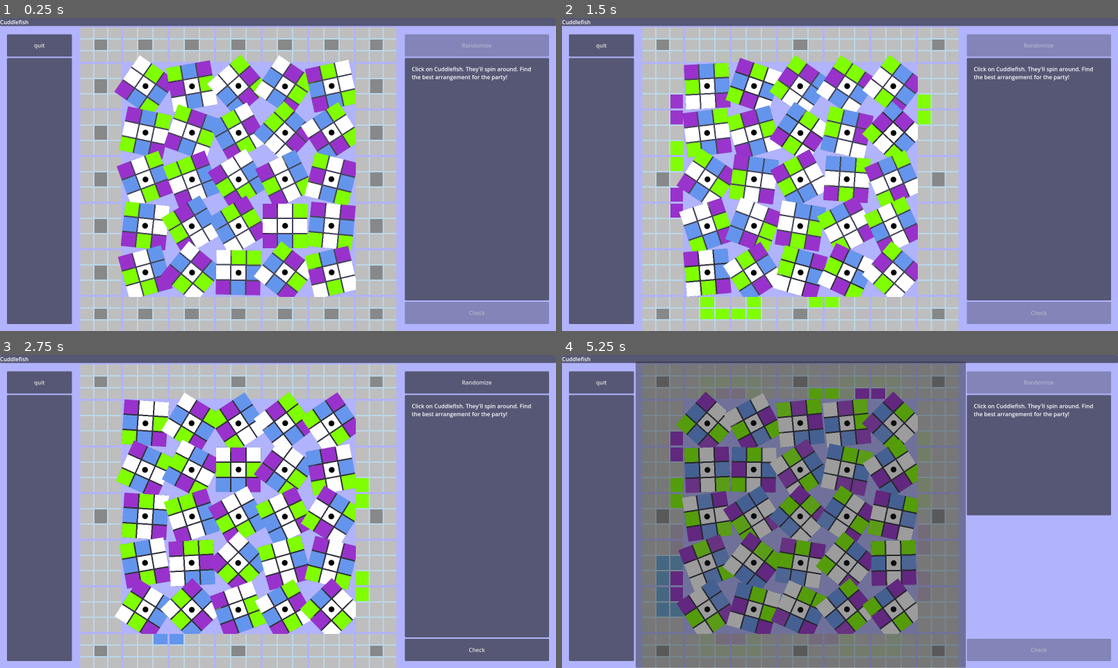
Above: before the commit, frames 1-4 (two rows, left to right).
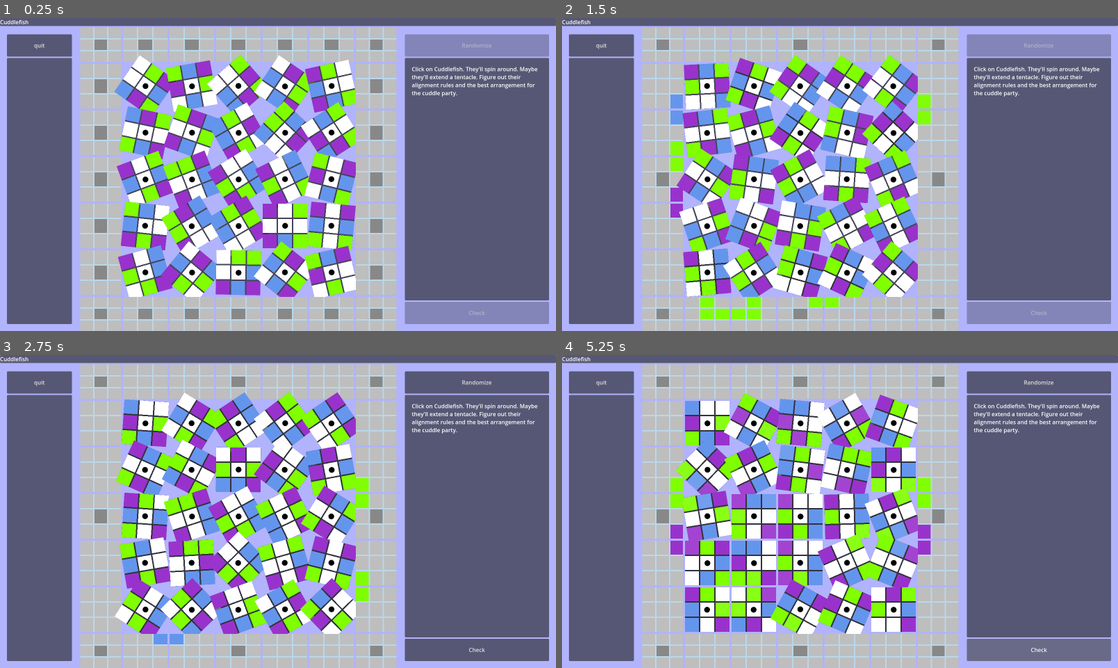
Above: after the commit, the same moments.

Repository: dtersegno/cuddlefish
Game: Godot game, scene res://CuddlefishGame.tscn
Same seed, same stepped clock (60 frames per second), same inputs: the game is played once before the commit and once after it.
Inputs:
- Up to frame 1 (0.25 s): no input
- Up to frame 2 (1.5 s): tap Enter (ui_accept) at 0.5, 0.77 s; hold Up (ui_up) 0.53-1.28 s; hold Insert (instant_start, bound only after the commit) 0.53-1.28 s; hold Down (ui_down) from 1.28 s (still down); tap Insert (instant_start, bound only after the commit) at 1.35 s
- Up to frame 3 (2.75 s): tap Enter (ui_accept) at 1.52 s; release Down (ui_down) at 2.03 s; hold Up (ui_up) from 2.03 s (still down); hold Insert (instant_start, bound only after the commit) from 2.03 s (still down)
- Up to frame 4 (5.25 s): release Up (ui_up) at 2.75 s; release Insert (instant_start, bound only after the commit) at 2.75 s; click "Check" at 2.75 s; hold Up (ui_up) 3.53-4.28 s; tap Insert (instant_start, bound only after the commit) at 3.6, 5.1 s; tap Enter (ui_accept) at 3.77, 4.52 s; hold Insert (instant_start, bound only after the commit) 4.28-5.03 s; hold Left (ui_left) from 4.28 s (still down)

The runs differ from the first frame. In frame 1, 0.9% of the frame differs, in the area x 20-97%, y 15-35%; in frame 2, 1.1%; in frame 3, 0.9%; in frame 4, 71%, in the area x 13-99%, y 2-100%.

Commit message:
final polish

Diff:
--- a/cuddlefish-gd/CuddlefishGame.tscn
+++ b/cuddlefish-gd/CuddlefishGame.tscn
@@ -114,7 +114,7 @@
 [node name="RichTextLabel" type="RichTextLabel" parent="VBoxContainer/HBoxContainer/PanelContainer/VBoxContainer2/PanelContainer/PanelContainer"]
 layout_mode = 2
 size_flags_vertical = 3
-text = "Click on Cuddlefish. They'll spin around. Find the best arrangement for the party!"
+text = "Click on Cuddlefish. They'll spin around. Maybe they'll extend a tentacle. Figure out their alignment rules and the best arrangement for the cuddle party."
 
 [node name="WinScreen" type="PanelContainer" parent="VBoxContainer/HBoxContainer/PanelContainer/VBoxContainer2"]
 process_mode = 1
--- a/cuddlefish-gd/game.gd
+++ b/cuddlefish-gd/game.gd
@@ -20,9 +20,9 @@
 	win_screen.hide()
 	make_connections()
 	if Input.is_action_pressed("instant_start"):
-		random_spin_all_cuddlers(5, true)
+		random_spin_all_cuddlers(0, true)
 	else:
-		random_spin_all_cuddlers(5)
+		random_spin_all_cuddlers(4)
 	grid.winstate.connect(check_win)
 
 func handle_input():
@@ -38,13 +38,14 @@
 	if Input.is_action_just_pressed("ui_up"):
 		grid.check_cuddler_directions()
 		self.check_win()
-	if Input.is_action_just_pressed("ui_left"):
-		self.reset_all_cuddlers()
+	#if Input.is_action_just_pressed("ui_left"):
+		#self.reset_all_cuddlers()
 
 func make_connections():
 	randomize_button.pressed.connect(random_spin_all_cuddlers)
 	reset_button.pressed.connect(reset_all_cuddlers)
-	check_button.pressed.connect(check_win)
+	#check_button.pressed.connect(check_win)
+	check_button.pressed.connect(grid.perform_cuddler_comparison)
 	quit_button.pressed.connect(get_tree().quit)
 
 #doesn't actually perform the comparisons, but relies on DIRECTION.RIGHT for all
@@ -64,9 +65,11 @@
 	grid_shade.show()
 	win_screen.show()
 	shader.tween_property(grid_shade, 'self_modulate', Color(1,1,1,1), 1)
-	shader.tween_property(win_screen, 'modulate', Color(1,1,1,1), 3)
+	shader.tween_property(win_screen, 'modulate', Color(1,1,1,1), 2)
 	await shader.finished
 	win_screen.get_child(1).cycle_animation()
+	randomize_button.disabled = true
+	check_button.disabled = true
 
 func random_spin_all_cuddlers(extra_spins = 0, instantaneous = false) -> void:
 	randomize_button.disabled = true
@@ -82,7 +85,6 @@
 		randomize_button.disabled = false
 		reset_button.disabled = false
 		check_button.disabled = false
-
 	grid.perform_cuddler_comparison()
 
 func reset_all_cuddlers():
--- a/cuddlefish-gd/grid.gd
+++ b/cuddlefish-gd/grid.gd
@@ -27,7 +27,7 @@
 #should be used to set up the puzzle as well
 var solution_coloring = {
 	'blue': {
-		0: [0, 6],
+		0: [0, 5],
 		1: [4, 0],
 		2: [4, 5],
 		6: [1, 6],
@@ -51,7 +51,7 @@
 		16: [5, 4],
 		15: [0, 2],
 		10: [6, 2],
-		5: [6, 2]},
+		5: [6, 3]},
 	'purple': {
 		0: [6, 0],
 		1: [4, 6],
@@ -108,7 +108,7 @@
 }
 
 var swap_plan_p = {
-	0:[5,1],
+	0:[6,1],
 	1:[3,6],
 	10:[1,5],
 	15:[3,5],
@@ -121,7 +121,7 @@
 	14:[7,2],
 	4:[5,3],
 	3:[1,4],
-	5:[7,3]
+	5:[7,2]
 }
 var swap_plan_g = {
 	0:[2,7],
--- a/cuddlefish-gd/project.godot
+++ b/cuddlefish-gd/project.godot
@@ -26,7 +26,8 @@
 
 instant_start={
 "deadzone": 0.5,
-"events": []
+"events": [Object(InputEventKey,"resource_local_to_scene":false,"resource_name":"","device":0,"window_id":0,"alt_pressed":false,"shift_pressed":false,"ctrl_pressed":false,"meta_pressed":false,"pressed":false,"keycode":0,"physical_keycode":4194311,"key_label":0,"unicode":0,"location":0,"echo":false,"script":null)
+]
 }
 
 [rendering]
Not shown, changed: lock.xcf
